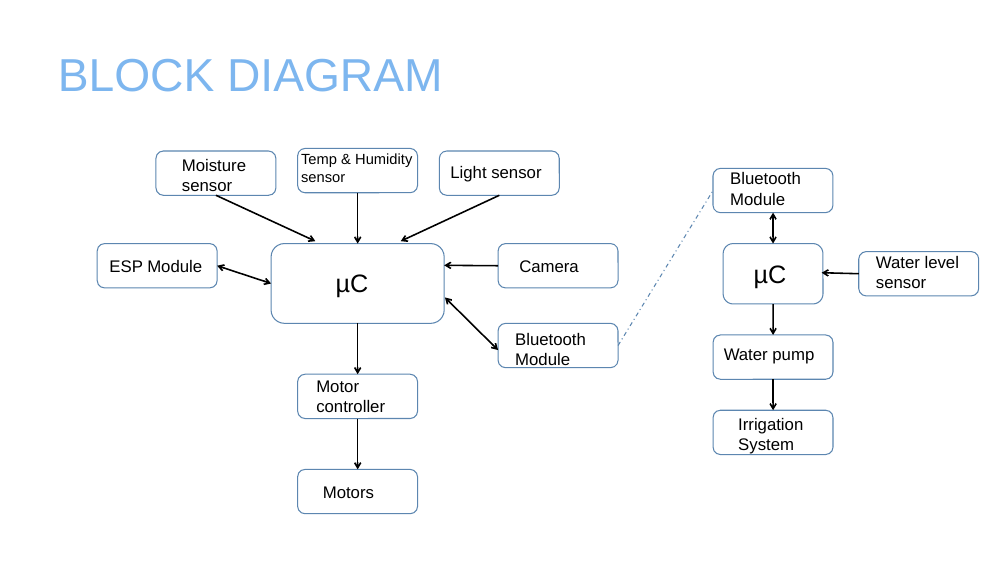
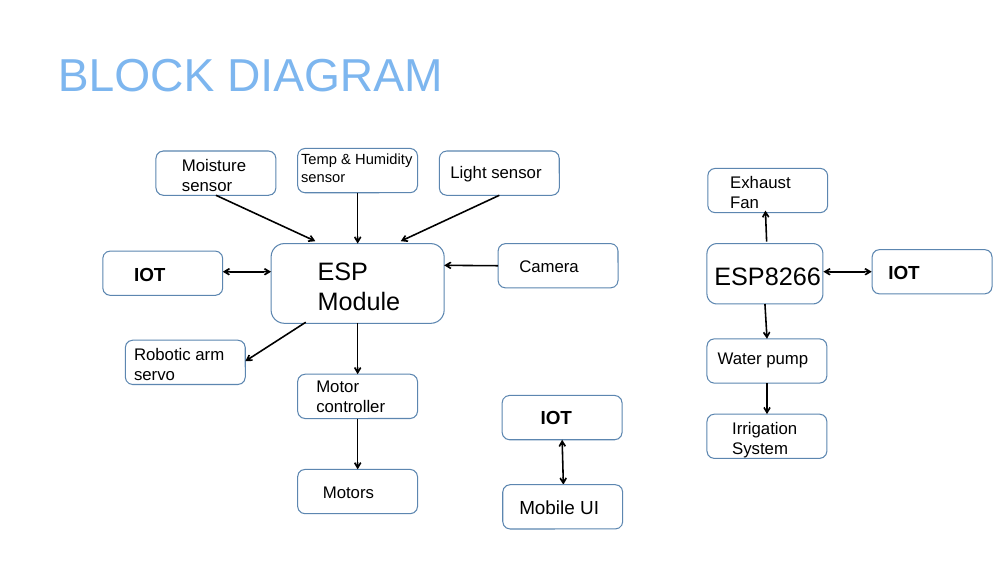
Before and after one commit to HaridevVS/Agriculture-Monitoring-Robot, a slide deck: slide 10 of src/First ppt.pptx. Drawn at 1008x567 pixels with LibreOffice and Linux fonts; fonts in the diff are those of the drawing. Boxes give left, top, right and bottom in pixels: in the first picture for what was removed or moved away, otherwise in the second. Text is boxed around its words. In the diff, an @@ line names an element or a change of style, - is before the commit and + after.

Commit message:
updated the code for robot and monitoring sys

```diff
--- a/src/First ppt.pptx
+++ b/src/First ppt.pptx
@@ rounded rectangle: place and size @@
-rounded rectangle at [713,169,833,213]
+rounded rectangle at [708,169,828,213]
@@ text at [730,176,790,213]: text changed @@
-Bluetooth
-Module
+Exhaust Fan
@@ line removed from (619, 346) to (713, 191) @@
@@ double arrow moved from (774, 212) - (774, 243) to (767, 242) - (765, 210) @@
@@ double arrow (767, 242) - (765, 210): double arrow to arrow @@
@@ rounded rectangle: place and size @@
-rounded rectangle at [98,243,218,288]
+rounded rectangle at [103,251,223,296]
@@ text added at [134,267,165,282], 18 pt, text #000000, bold @@
+IOT
@@ text "ESP Module": place and size @@
-text "ESP Module" at [109,260,202,272]
+text "ESP Module" at [318,262,401,311]
@@ text "ESP Module" at [318,262,401,311]: size 16 to 24 pt @@
@@ rounded rectangle: place and size @@
-rounded rectangle at [724,243,823,304]
+rounded rectangle at [707,243,823,304]
@@ text at [714,267,820,286]: text changed @@
-µC
+ESP8266
@@ rounded rectangle: place and size @@
-rounded rectangle at [859,252,979,296]
+rounded rectangle at [873,250,993,294]
@@ text removed at [876,256,959,288] @@
-Water level sensor
@@ text added at [888,265,919,280], 18 pt, text #000000, bold @@
+IOT
@@ double arrow moved from (217, 266) - (271, 284) to (271, 271) - (223, 271) @@
@@ text removed at [336,274,369,298] @@
-µC
@@ arrow moved from (859, 274) - (822, 273) to (872, 271) - (823, 271) @@
@@ arrow (872, 271) - (823, 271): arrow to double arrow @@
@@ double arrow moved from (498, 350) - (445, 298) to (306, 322) - (246, 361) @@
@@ double arrow (306, 322) - (246, 361): double arrow to arrow @@
@@ arrow moved from (774, 304) - (774, 335) to (765, 304) - (768, 339) @@
@@ rounded rectangle added at [126,340,246,385], outline #5C87B1 1 pt @@
@@ text added at [134,348,224,385], 16 pt, text #000000 @@
+Robotic arm servo
@@ text removed at [515,333,586,368] @@
-Bluetooth
-Module
@@ 2 texts, 2 rounded rectangles, 1 arrow: place and size @@
-2 texts, 2 rounded rectangles, 1 arrow at [713,335,833,455]
+2 texts, 2 rounded rectangles, 1 arrow at [707,339,827,459]
@@ rounded rectangle: place and size @@
-rounded rectangle at [498,324,619,368]
+rounded rectangle at [502,395,622,440]
@@ text added at [541,410,572,424], 18 pt, text #000000, bold @@
+IOT
@@ double arrow added from (563, 485) to (563, 440), #000000 1.5 pt @@
@@ rounded rectangle added at [503,485,623,529], outline #5C87B1 1 pt @@
@@ text added at [519,500,599,515], 18 pt, text #000000 @@
+Mobile UI
```
Also in this commit, not shown: 30 other files.
